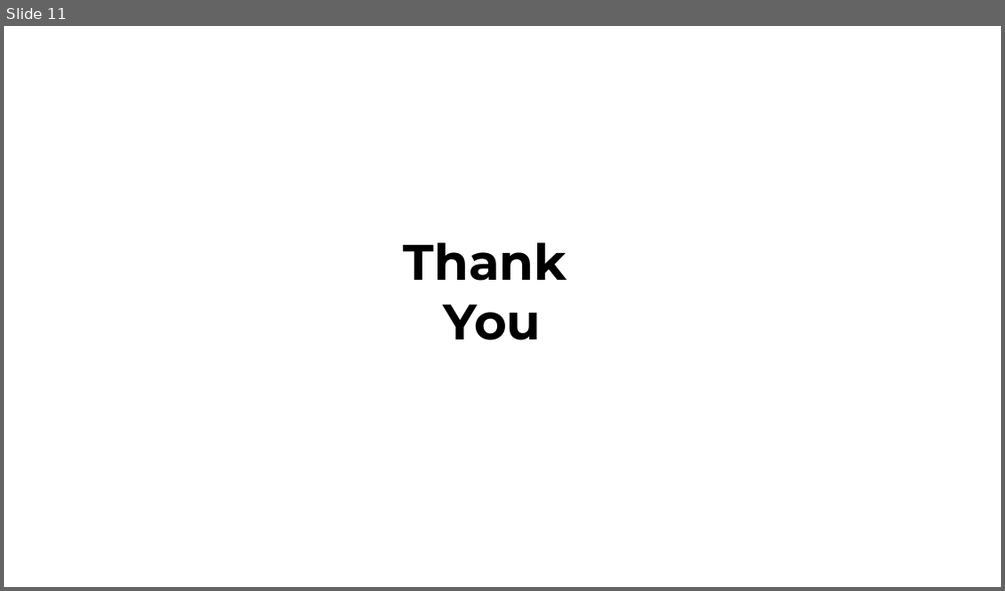
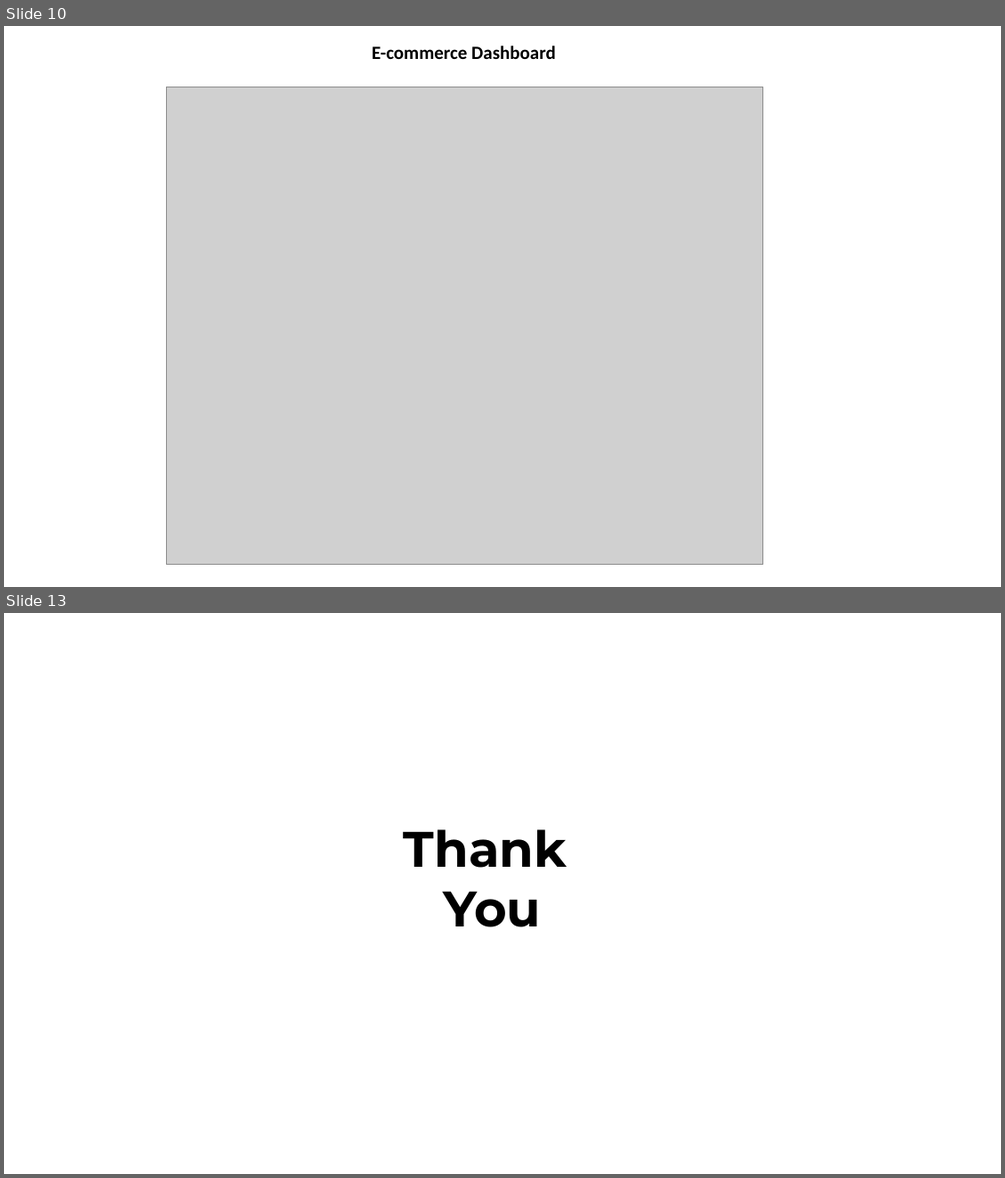
Before and after one commit to rushi0611/Real-Time-E-Commerce-Dashboard, a slide deck: Revised_Project_PPT.pptx. Shown one above the other, each under a label of ours: slide 11 before the commit, slides 10 and 13 after it; the slides between them are not shown. The pictures are 1005x591 and 1005x1178 pixels, drawn with LibreOffice and Linux fonts; fonts in the diff are those of the drawing; grey boxes stand for pictures. Boxes give left, top, right and bottom in pixels: in the first picture for what was removed or moved away, otherwise in the second. Text is boxed around its words. In the diff, an @@ line names an element or a change of style, - is before the commit and + after.

```diff
--- a/Revised_Project_PPT.pptx
+++ b/Revised_Project_PPT.pptx
@@ slide 10 added at (x1=4, y1=26, x2=1001, y2=587), background #FFFFFF @@
@@ text added at (x1=372, y1=46, x2=556, y2=59), 18 pt, text #000000, bold @@
+E-commerce Dashboard
@@ picture added at (x1=166, y1=87, x2=763, y2=564) @@
@@ what was slide 11 is now slide 13 @@
```
Also in this commit, not shown: 5 slides changed, 6 other slides added, 5 slides removed.
